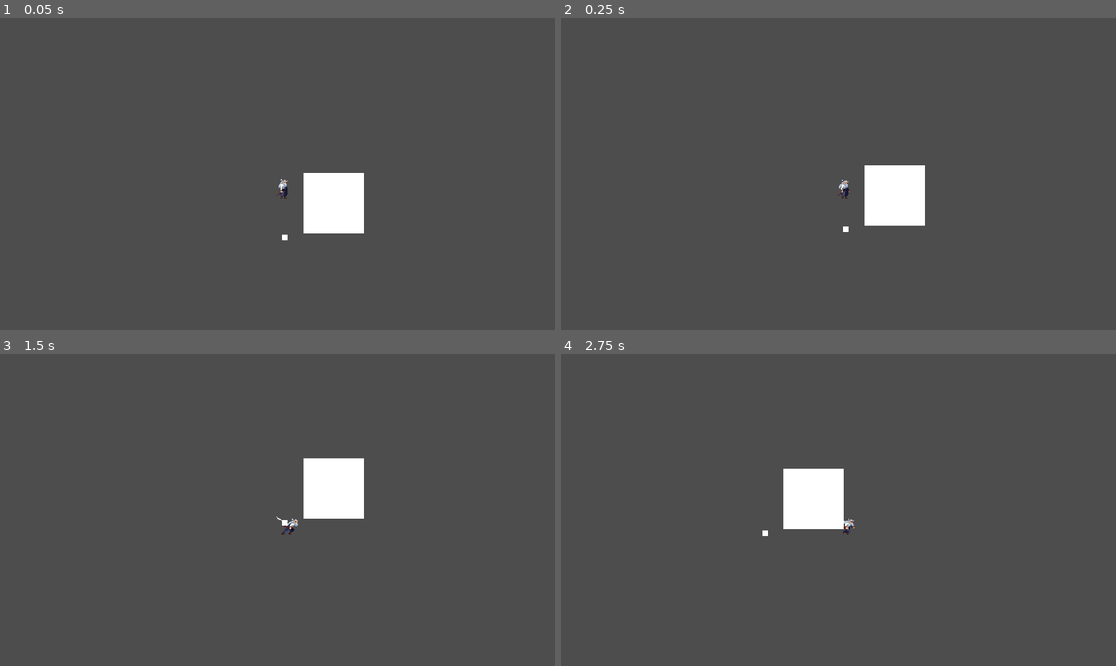
Above: before the commit, frames 1-4 (two rows, left to right).
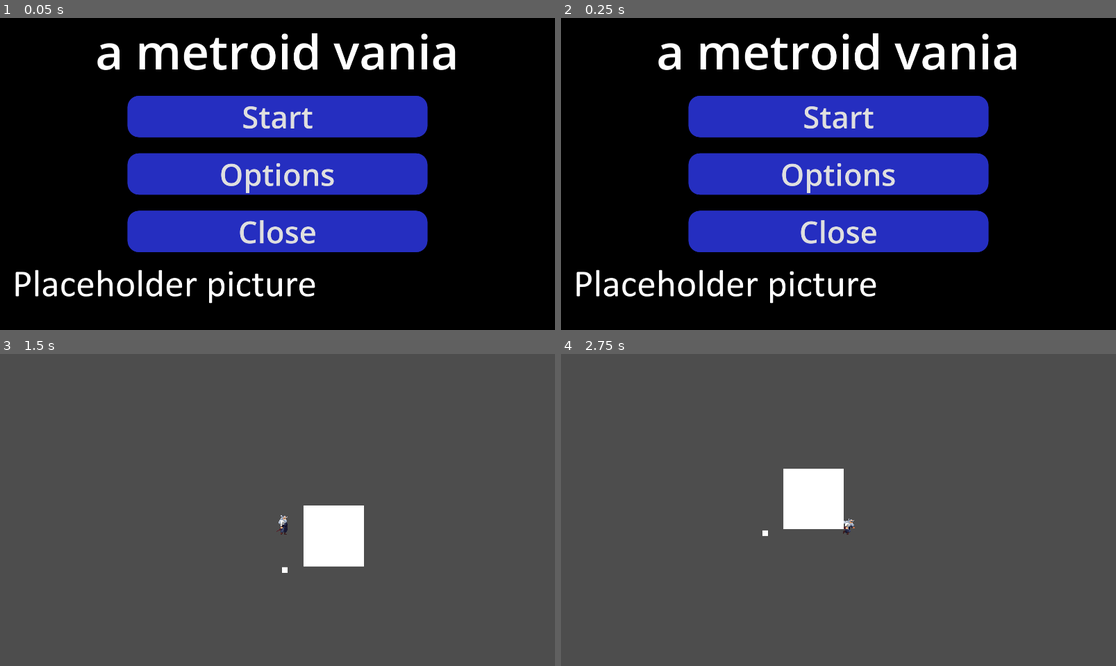
Above: after the commit, the same moments.

Repository: Master-Fl/MetroidVania
Game: Godot game, scene res://scenes/main_menu.tscn
The game is run twice, just before and just after one commit, with the same random seed, the same clock (stepped at 60 frames per second) and the same inputs. Before the commit the project starts from res://main.tscn.
Inputs (mouse positions are in pixels of both pictures, inside the frame that each line leads up to):
- Up to frame 1 (0.05 s): no input
- Up to frame 2 (0.25 s): no input
- Up to frame 3 (1.5 s): click (277, 510) at 0.5 s, where only the run after the commit has a clickable "Options"; click (277, 453) at 1.25 s, where only the run after the commit has a clickable "Start"
- Up to frame 4 (2.75 s): tap Enter (ui_accept) at 2, 2.27 s; move the mouse to (960, 494) at 2.02 s; hold D (right) from 2.03 s (still down); click (960, 494) at 2.1 s

The runs differ from the first frame. In frame 1, 100% of the frame differs, in the area x 0-100%, y 0-100%; in frame 2, 100%; in frame 3, 3.5%; in frame 4, nothing differs.

Commit message:
main menu
Hauptmenü hinzugefügt mit placeholder image und placeholder name

Diff:
--- a/project.godot
+++ b/project.godot
@@ -11,7 +11,7 @@
 [application]
 
 config/name="Metroid Vania"
-run/main_scene="res://main.tscn"
+run/main_scene="uid://b066rutykj472"
 config/features=PackedStringArray("4.5", "Forward Plus")
 config/icon="res://icon.svg"
 
--- a/enemy.tscn
+++ b/scenes/enemy.tscn
@@ -1,6 +1,6 @@
 [gd_scene load_steps=4 format=3 uid="uid://blgfyb06hx2f4"]
 
-[ext_resource type="Script" uid="uid://b8oo44o323x31" path="res://enemy.gd" id="1_7k104"]
+[ext_resource type="Script" uid="uid://b8oo44o323x31" path="res://scripte/enemy.gd" id="1_7k104"]
 
 [sub_resource type="CanvasTexture" id="CanvasTexture_4gyqm"]
 
--- a/main.tscn
+++ b/scenes/main.tscn
@@ -1,7 +1,7 @@
 [gd_scene load_steps=5 format=3 uid="uid://ci3hmscudfxwq"]
 
-[ext_resource type="PackedScene" uid="uid://c0dbewrkvshih" path="res://player.tscn" id="1_ig7tw"]
-[ext_resource type="PackedScene" uid="uid://blgfyb06hx2f4" path="res://enemy.tscn" id="2_0xm2m"]
+[ext_resource type="PackedScene" uid="uid://c0dbewrkvshih" path="res://scenes/player.tscn" id="1_0wfyh"]
+[ext_resource type="PackedScene" uid="uid://blgfyb06hx2f4" path="res://scenes/enemy.tscn" id="2_sugp2"]
 
 [sub_resource type="CanvasTexture" id="CanvasTexture_0xm2m"]
 
@@ -9,11 +9,8 @@
 
 [node name="main" type="Node2D"]
 
-[node name="player" parent="." instance=ExtResource("1_ig7tw")]
+[node name="player" parent="." instance=ExtResource("1_0wfyh")]
 position = Vector2(-90, 2)
-
-[node name="Camera2D" type="Camera2D" parent="player"]
-position_smoothing_speed = 20.0
 
 [node name="Sprite2D" type="Sprite2D" parent="."]
 position = Vector2(104.25, 104.25)
@@ -26,5 +23,5 @@
 position = Vector2(0, 264)
 shape = SubResource("WorldBoundaryShape2D_0xm2m")
 
-[node name="enemy" parent="." instance=ExtResource("2_0xm2m")]
+[node name="enemy" parent="." instance=ExtResource("2_sugp2")]
 position = Vector2(-64, 222)
--- /dev/null
+++ b/scenes/main_menu.tscn
@@ -0,0 +1,88 @@
+[gd_scene load_steps=5 format=3 uid="uid://b066rutykj472"]
+
+[ext_resource type="Script" uid="uid://bg4an6wt72018" path="res://scripte/main_menu.gd" id="1_ekxnf"]
+[ext_resource type="Texture2D" uid="uid://c4by4ooq0tuan" path="res://assets/main_menu/main_menu_background.png" id="1_l6cm7"]
+
+[sub_resource type="StyleBoxTexture" id="StyleBoxTexture_ekxnf"]
+texture = ExtResource("1_l6cm7")
+
+[sub_resource type="StyleBoxFlat" id="StyleBoxFlat_vue75"]
+bg_color = Color(0.14528283, 0.1798515, 0.7514069, 1)
+corner_radius_top_left = 40
+corner_radius_top_right = 40
+corner_radius_bottom_right = 40
+corner_radius_bottom_left = 40
+shadow_size = 5
+
+[node name="MainMenu" type="Control"]
+layout_mode = 3
+anchors_preset = 15
+anchor_right = 1.0
+anchor_bottom = 1.0
+grow_horizontal = 2
+grow_vertical = 2
+script = ExtResource("1_ekxnf")
+
+[node name="Panel" type="Panel" parent="."]
+layout_mode = 1
+anchors_preset = 15
+anchor_right = 1.0
+anchor_bottom = 1.0
+grow_horizontal = 2
+grow_vertical = 2
+theme_override_styles/panel = SubResource("StyleBoxTexture_ekxnf")
+
+[node name="VBoxContainer" type="VBoxContainer" parent="."]
+layout_mode = 1
+anchors_preset = 8
+anchor_left = 0.5
+anchor_top = 0.5
+anchor_right = 0.5
+anchor_bottom = 0.5
+offset_left = -519.38525
+offset_top = -271.0
+offset_right = 519.38525
+offset_bottom = 271.0
+grow_horizontal = 2
+grow_vertical = 2
+theme_override_constants/separation = 55
+
+[node name="Button" type="Button" parent="VBoxContainer"]
+layout_mode = 2
+size_flags_vertical = 3
+theme_override_font_sizes/font_size = 105
+theme_override_styles/normal = SubResource("StyleBoxFlat_vue75")
+theme_override_styles/pressed = SubResource("StyleBoxFlat_vue75")
+theme_override_styles/hover = SubResource("StyleBoxFlat_vue75")
+text = "Start"
+
+[node name="Button2" type="Button" parent="VBoxContainer"]
+layout_mode = 2
+size_flags_vertical = 3
+theme_override_font_sizes/font_size = 105
+theme_override_styles/normal = SubResource("StyleBoxFlat_vue75")
+theme_override_styles/pressed = SubResource("StyleBoxFlat_vue75")
+theme_override_styles/hover = SubResource("StyleBoxFlat_vue75")
+text = "Options"
+
+[node name="Button3" type="Button" parent="VBoxContainer"]
+layout_mode = 2
+size_flags_vertical = 3
+theme_override_font_sizes/font_size = 105
+theme_override_styles/normal = SubResource("StyleBoxFlat_vue75")
+theme_override_styles/pressed = SubResource("StyleBoxFlat_vue75")
+theme_override_styles/hover = SubResource("StyleBoxFlat_vue75")
+text = "Close"
+
+[node name="Label" type="Label" parent="."]
+layout_mode = 0
+offset_right = 1918.0
+offset_bottom = 160.0
+theme_override_font_sizes/font_size = 166
+text = "a metroid vania"
+horizontal_alignment = 1
+vertical_alignment = 1
+
+[connection signal="pressed" from="VBoxContainer/Button" to="." method="_on_start_pressed"]
+[connection signal="pressed" from="VBoxContainer/Button2" to="." method="_on_options_pressed"]
+[connection signal="pressed" from="VBoxContainer/Button3" to="." method="_on_close_pressed"]
--- a/player.tscn
+++ b/scenes/player.tscn
@@ -1,6 +1,6 @@
 [gd_scene load_steps=39 format=3 uid="uid://c0dbewrkvshih"]
 
-[ext_resource type="Script" uid="uid://di73ci3hlkwwn" path="res://player.gd" id="1_hqtel"]
+[ext_resource type="Script" uid="uid://di73ci3hlkwwn" path="res://scripte/player.gd" id="1_hqtel"]
 [ext_resource type="Texture2D" uid="uid://c47klcvhabv0o" path="res://assets/Sprites/ATTACK 1.png" id="1_onrkg"]
 [ext_resource type="Texture2D" uid="uid://cmxocb41trniq" path="res://assets/Sprites/IDLE.png" id="2_i3pqv"]
 [ext_resource type="Texture2D" uid="uid://cd0dxp2e4tcde" path="res://assets/Sprites/RUN.png" id="3_i3pqv"]
@@ -269,4 +269,6 @@
 shape = SubResource("RectangleShape2D_hqtel")
 disabled = true
 
+[node name="Camera2D" type="Camera2D" parent="."]
+
 [connection signal="animation_finished" from="AnimatedSprite2D" to="." method="_on_animated_sprite_2d_animation_finished"]
--- /dev/null
+++ b/scripte/main_menu.gd
@@ -0,0 +1,23 @@
+extends Control
+
+
+# Called when the node enters the scene tree for the first time.
+func _ready() -> void:
+	pass # Replace with function body.
+
+
+# Called every frame. 'delta' is the elapsed time since the previous frame.
+func _process(delta: float) -> void:
+	pass
+
+
+
+func _on_close_pressed() -> void:
+	get_tree().quit()
+
+
+func _on_options_pressed() -> void:
+	print("options doesn't work yet")
+
+func _on_start_pressed() -> void:
+	get_tree().change_scene_to_file("res://scenes/main.tscn")
--- a/player.gd
+++ b/scripte/player.gd
@@ -33,7 +33,7 @@
 		if isAttacking == false:
 			$AnimatedSprite2D.play("default")
 
-	if Input.is_action_just_pressed("attack"):
+	if Input.is_action_just_pressed("attack") and isAttacking == false:
 		$AnimatedSprite2D.play("attack")
 		$attackcollision/CollisionShape2D.disabled = false
 		isAttacking = true
Binary file added: assets/main_menu/main_menu_background.png
Not shown, added: assets/main_menu/main_menu_background.png.import
Renamed: enemy.gd -> scripte/enemy.gd
Renamed: enemy.gd.uid -> scripte/enemy.gd.uid
Not shown, added: scripte/main_menu.gd.uid
Renamed: player.gd.uid -> scripte/player.gd.uid
